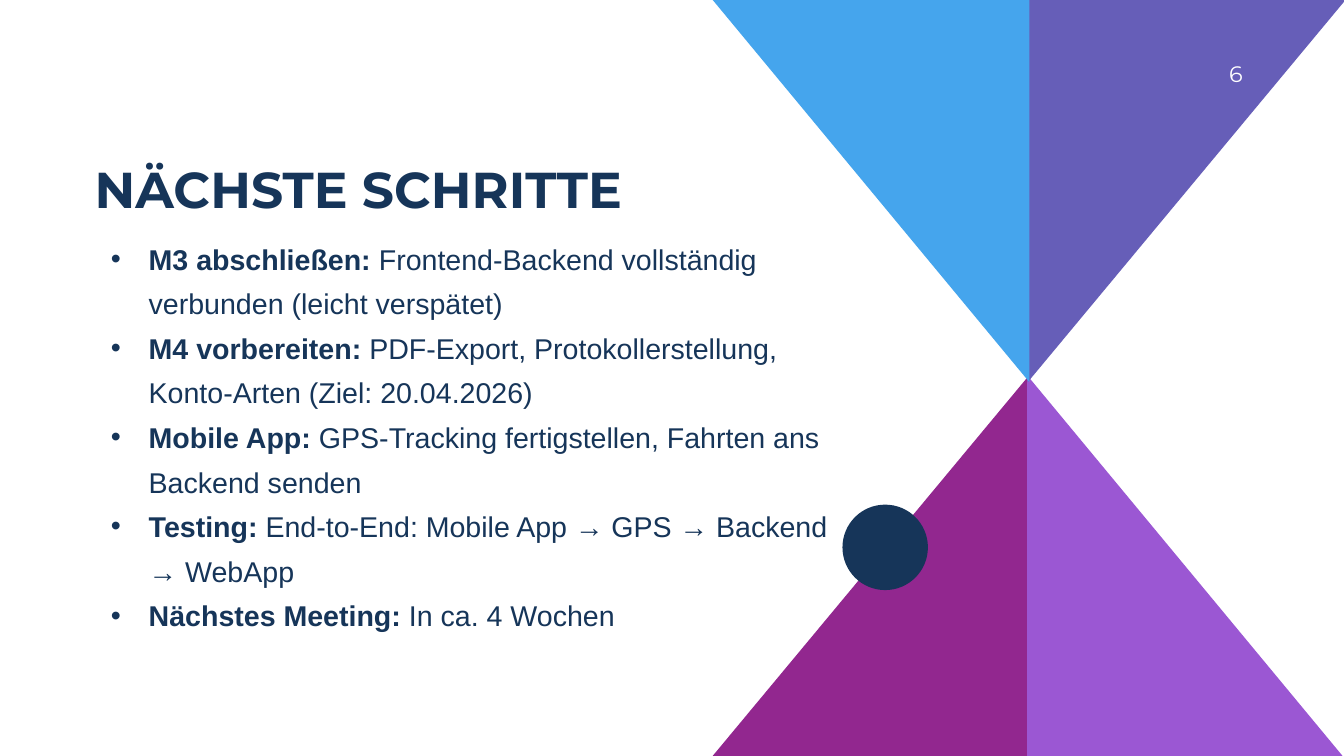
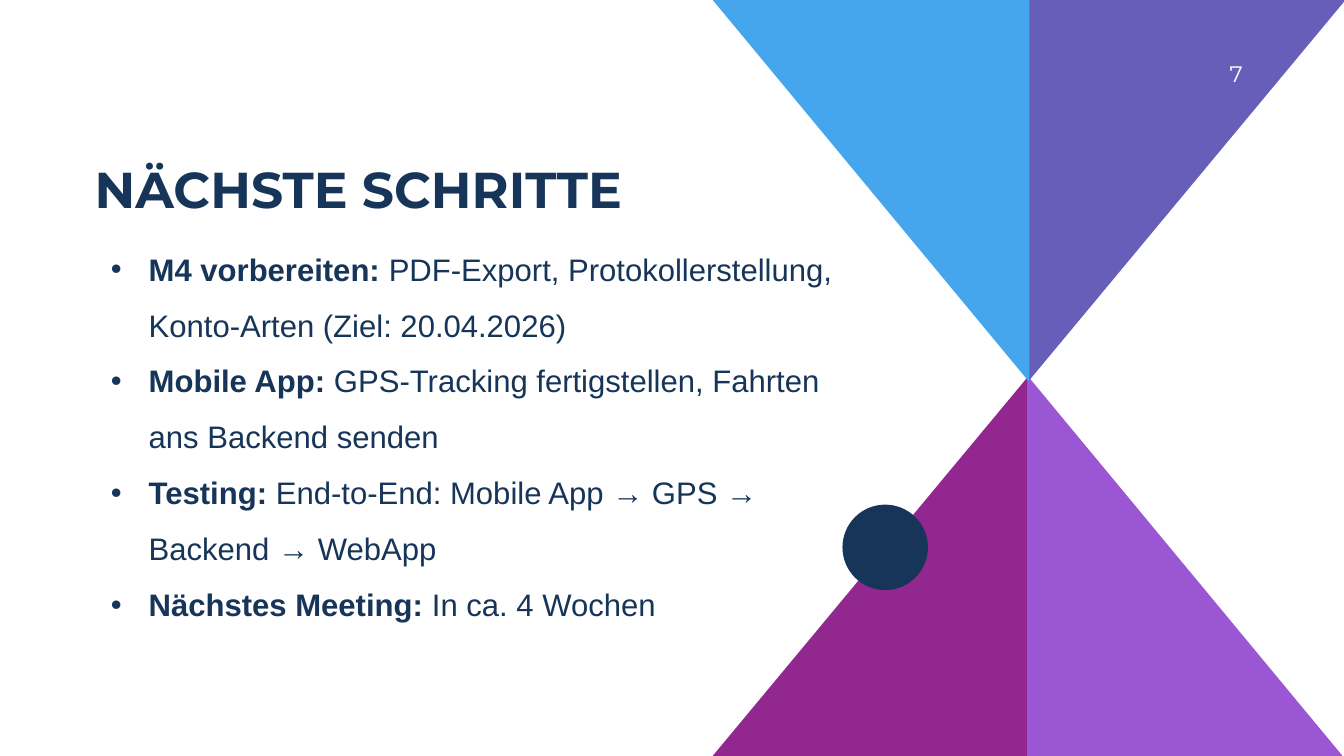
Before and after one commit to A-SimpleName/DriveSense, a slide deck: slide 7 of Dokumentation/Präsentationen/DS_Statusmeeting_1.pptx (slide 6 before the commit). Drawn at 1344x756 pixels with LibreOffice and Linux fonts; fonts in the diff are those of the drawing; background and template pictures are left out. Boxes give left, top, right and bottom in pixels: in the first picture for what was removed or moved away, otherwise in the second. Text is boxed around its words. In the diff, an @@ line names an element or a change of style, - is before the commit and + after.

```diff
--- a/Dokumentation/Präsentationen/DS_Statusmeeting_1.pptx
+++ b/Dokumentation/Präsentationen/DS_Statusmeeting_1.pptx
@@ page number at (1230,66,1243,82): text changed @@
-6
+7
@@ text "M4 vorbereiten: PDF-Export, Protokollerstellung, Konto-Arten ..." at (149,258,832,623): size 20.4 to 22.2 pt; line spacing 1.3 to 1.5 @@
@@ text at (149,249,757,320): paragraph removed @@
-• M3 abschließen: Frontend-Backend vollständig verbunden (leicht verspätet)
```
Also in this commit, not shown: 4 other slides changed, 1 slide added.
